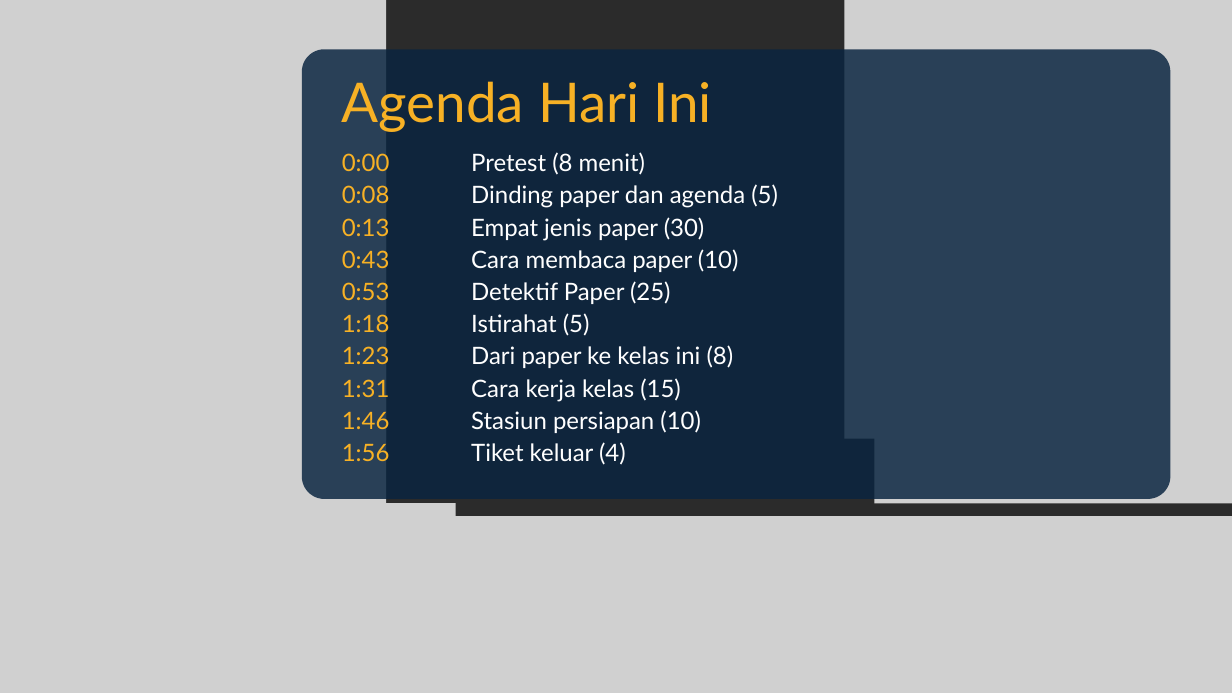
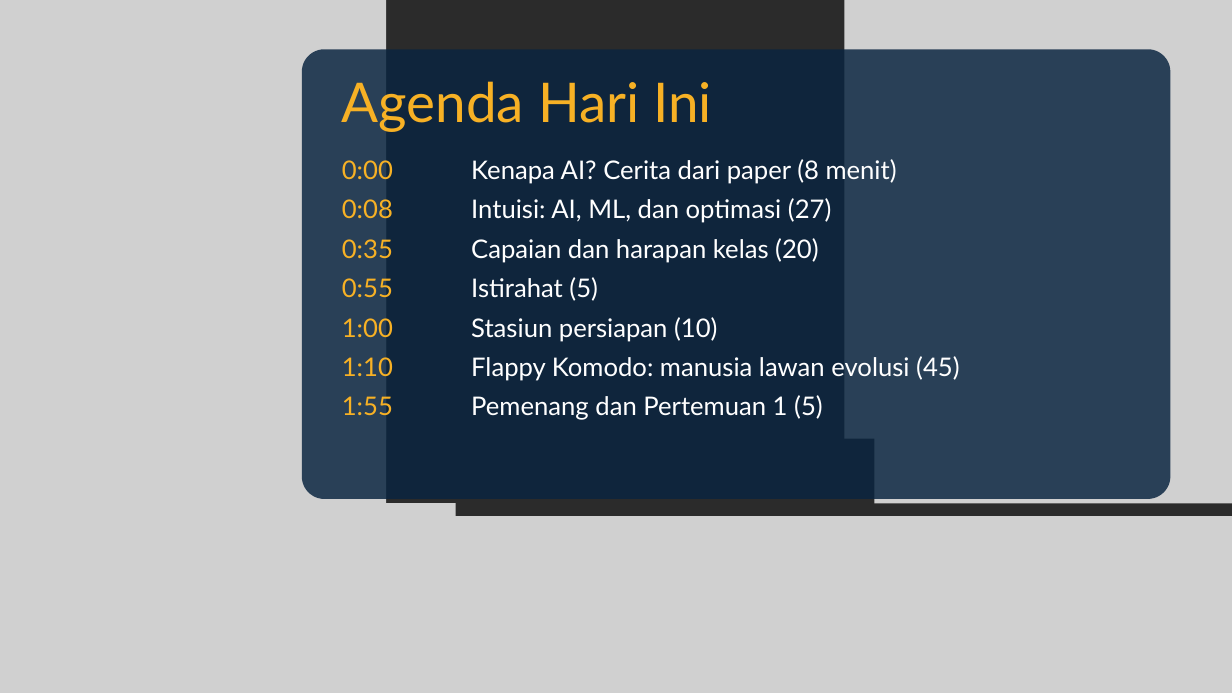
Before and after one commit to dafx7/COMPUTING-AI-ML-OPTIMIZATION, a slide deck: slide 2 of week0/slides/Pertemuan-0-Kickoff.pptx (slide 4 before the commit). Drawn at 1232x693 pixels with LibreOffice and Linux fonts; fonts in the diff are those of the drawing; grey boxes stand for pictures; background and template pictures are left out; a plain dark background stands for a picture behind light text. Boxes give left, top, right and bottom in pixels: in the first picture for what was removed or moved away, otherwise in the second. Text is boxed around its words. In the diff, an @@ line names an element or a change of style, - is before the commit and + after.

```diff
--- a/week0/slides/Pertemuan-0-Kickoff.pptx
+++ b/week0/slides/Pertemuan-0-Kickoff.pptx
@@ text at (342,160,393,218): size 28 to 30 pt in "0:00", "0:08"; more space between paragraphs @@
@@ text at (471,159,897,263): text changed; size 28 to 30 pt @@
-Pretest (8 menit)
-Dinding paper dan agenda (5)
-Empat jenis paper (30)
-Cara membaca paper (10)
-Detektif Paper (25)
+Kenapa AI? Cerita dari paper (8 menit)
+Intuisi: AI, ML, dan optimasi (27)
+Capaian dan harapan kelas (20)
@@ text at (342,239,393,415): text changed; size 28 to 30 pt @@
-0:13
-0:43
-0:53
-1:18
-1:23
-1:31
-1:46
-1:56
+0:35
+0:55
+1:00
+1:10
+1:55
@@ text at (471,277,717,342): size 28 to 30 pt in "Istirahat (5)", "Stasiun persiapan (10)"; more space between paragraphs @@
@@ text at (471,345,734,402): paragraphs removed @@
-Dari paper ke kelas ini (8)
-Cara kerja kelas (15)
@@ text at (471,356,959,420): text changed; size 28 to 30 pt @@
-Tiket keluar (4)
+Flappy Komodo: manusia lawan evolusi (45)
+Pemenang dan Pertemuan 1 (5)
```
Also in this commit, not shown: 10 other slides changed, 14 slides added, 14 slides removed, 3 other files.
